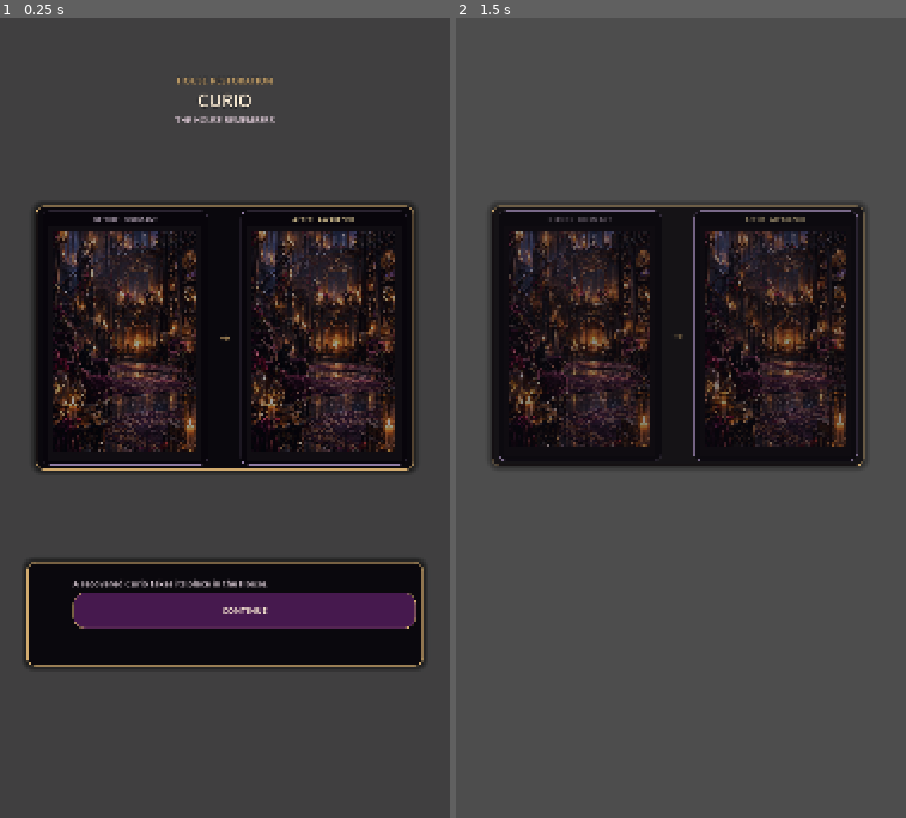
Above: before the commit, frames 1-2 (left to right).
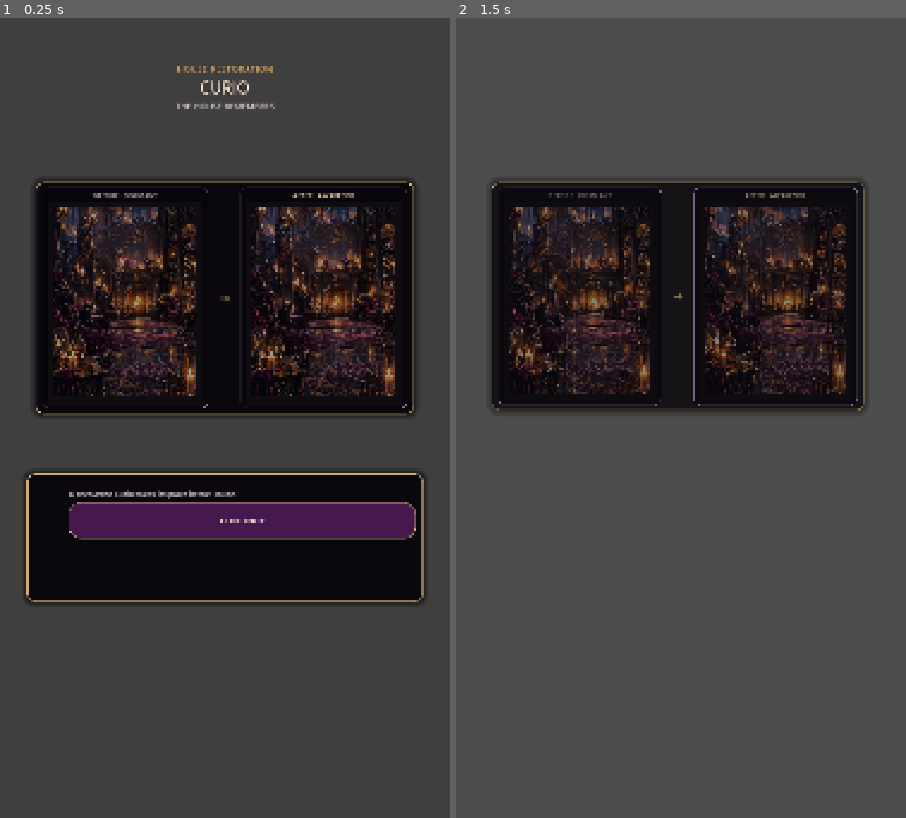
Above: after the commit, the same moments.

Repository: Jay-prodesign/akilta-match3
Game: Godot game, scene res://src/ui/home/restoration_overlay.tscn
Same seed, same stepped clock (60 frames per second), same inputs: the game is played once before the commit and once after it. This scene is started directly instead of the project's main scene.
Inputs (mouse positions are in pixels of both pictures, inside the frame that each line leads up to):
- Up to frame 1 (0.25 s): no input
- Up to frame 2 (1.5 s): click "CONTINUE" at 0.5 s; tap Enter at 1.25 s; move the mouse to (780, 378) at 1.27 s; click (780, 378) at 1.42 s

The runs differ from the first frame. In frame 1, 37% of the frame differs, in the area x 5-95%, y 6-82%; in frame 2, 16%.

Commit message:
Recompose Restoration around the compact House payoff

Diff:
--- a/src/ui/home/house_home.gd
+++ b/src/ui/home/house_home.gd
@@ -428,12 +428,15 @@
 		return
 
 	var product_nav := get_node_or_null("ProductNavigation") as Control
+	var resource_bar_was_visible := _resource_bar != null and _resource_bar.visible
 	var room_view_bottom_before_ceremony: float = float(room_view.offset_bottom)
 	room_view.offset_bottom = 0.0
 	if room_view.has_method("set_restoration_full_bleed"):
 		room_view.set_restoration_full_bleed(true)
 	if product_nav != null:
 		product_nav.visible = false
+	if _resource_bar != null:
+		_resource_bar.visible = false
 	play_button.visible = false
 	curio_label.get_parent().visible = false
 	headline.visible = false
@@ -457,6 +460,8 @@
 		room_view.offset_bottom = room_view_bottom_before_ceremony
 		if product_nav != null:
 			product_nav.visible = true
+		if _resource_bar != null:
+			_resource_bar.visible = resource_bar_was_visible
 		_refresh()
 		restoration_finished.emit()
 	)
@@ -539,6 +544,7 @@
 		"echo_spawned": _restoration_vfx_echo_spawned,
 		"world_fills_hidden_nav_region": room_view != null and room_view.offset_bottom >= -1.0,
 		"world_art_full_bleed": room_view != null and bool(room_view.living_house_contract().get("restoration_full_bleed", false)),
+		"resource_bar_hidden": _resource_bar != null and not _resource_bar.visible,
 		"reduced_motion": _reduced_motion,
 		"reduced_motion_supported": true,
 		"exact_curio_identity_preserved": true,
--- a/src/ui/home/restoration_overlay.gd
+++ b/src/ui/home/restoration_overlay.gd
@@ -206,6 +206,7 @@
 		"motif_loaded": motif != null and motif.texture != null,
 		"curio_art_loaded": curio_art != null and curio_art.texture != null,
 		"house_first_composition": transformation_stage != null and transformation_stage.visible and before_house != null and after_house != null and not motif.visible,
+		"locked_board_compact_stage": transformation_stage != null and transformation_stage.size.y <= size.y * 0.31 and before_card.custom_minimum_size.y >= 224.0 and before_card.custom_minimum_size.y <= 240.0 and after_card.custom_minimum_size.y >= 224.0 and after_card.custom_minimum_size.y <= 240.0 and ceremony_card != null and ceremony_card.size.y <= size.y * 0.18,
 		"before_after_house_previews": int(before_contract.get("stage", -1)) >= 0 and int(after_contract.get("stage", -1)) == int(before_contract.get("stage", -1)) + 1 and bool(before_contract.get("same_camera", false)) and bool(after_contract.get("same_camera", false)),
 		"before_after_state_rail": state_rail != null and not state_rail.visible and state_rail.get_node_or_null("States/Before") != null and state_rail.get_node_or_null("States/After") != null,
 		"before_after_labels": ($TransformationStage/PreviewRow/BeforeCard/BeforeContent/Label as Label).text == "BEFORE · DORMANT" and ($TransformationStage/PreviewRow/AfterCard/AfterContent/Label as Label).text == "AFTER · AWAKENED",
--- a/src/ui/home/restoration_overlay.tscn
+++ b/src/ui/home/restoration_overlay.tscn
@@ -88,9 +88,9 @@
 [node name="RestorationHeader" type="VBoxContainer" parent="."]
 layout_mode = 1
 anchor_left = 0.08
-anchor_top = 0.07
+anchor_top = 0.055
 anchor_right = 0.92
-anchor_bottom = 0.205
+anchor_bottom = 0.175
 grow_horizontal = 2
 grow_vertical = 2
 theme_override_constants/separation = 4
@@ -109,7 +109,7 @@
 theme_override_colors/font_color = Color(1, 0.941, 0.847, 1)
 theme_override_colors/font_outline_color = Color(0.02, 0.01, 0.03, 0.96)
 theme_override_constants/outline_size = 5
-theme_override_font_sizes/font_size = 42
+theme_override_font_sizes/font_size = 38
 text = "CURIO"
 horizontal_alignment = 1
 
@@ -124,9 +124,9 @@
 [node name="TransformationStage" type="PanelContainer" parent="."]
 layout_mode = 1
 anchor_left = 0.08
-anchor_top = 0.235
+anchor_top = 0.205
 anchor_right = 0.92
-anchor_bottom = 0.565
+anchor_bottom = 0.495
 grow_horizontal = 2
 grow_vertical = 2
 theme_override_styles/panel = SubResource("Card")
@@ -137,7 +137,7 @@
 alignment = 1
 
 [node name="BeforeCard" type="PanelContainer" parent="TransformationStage/PreviewRow"]
-custom_minimum_size = Vector2(0, 300)
+custom_minimum_size = Vector2(0, 232)
 layout_mode = 2
 size_flags_horizontal = 3
 theme_override_styles/panel = SubResource("StateRail")
@@ -154,7 +154,7 @@
 horizontal_alignment = 1
 
 [node name="House" type="Control" parent="TransformationStage/PreviewRow/BeforeCard/BeforeContent"]
-custom_minimum_size = Vector2(260, 252)
+custom_minimum_size = Vector2(220, 190)
 layout_mode = 2
 size_flags_horizontal = 3
 size_flags_vertical = 3
@@ -172,7 +172,7 @@
 vertical_alignment = 1
 
 [node name="AfterCard" type="PanelContainer" parent="TransformationStage/PreviewRow"]
-custom_minimum_size = Vector2(0, 300)
+custom_minimum_size = Vector2(0, 232)
 layout_mode = 2
 size_flags_horizontal = 3
 theme_override_styles/panel = SubResource("StateRail")
@@ -189,7 +189,7 @@
 horizontal_alignment = 1
 
 [node name="House" type="Control" parent="TransformationStage/PreviewRow/AfterCard/AfterContent"]
-custom_minimum_size = Vector2(260, 252)
+custom_minimum_size = Vector2(220, 190)
 layout_mode = 2
 size_flags_horizontal = 3
 size_flags_vertical = 3
@@ -269,9 +269,9 @@
 [node name="CeremonyCard" type="PanelContainer" parent="."]
 layout_mode = 1
 anchor_left = 0.06
-anchor_top = 0.68
+anchor_top = 0.57
 anchor_right = 0.94
-anchor_bottom = 0.81
+anchor_bottom = 0.73
 grow_horizontal = 2
 grow_vertical = 2
 theme_override_styles/panel = SubResource("Card")
@@ -290,7 +290,7 @@
 theme_override_constants/separation = 12
 
 [node name="RestoredCurioArt" type="TextureRect" parent="CeremonyCard/CeremonyContent/CeremonyRow"]
-custom_minimum_size = Vector2(82, 82)
+custom_minimum_size = Vector2(72, 72)
 layout_mode = 2
 expand_mode = 1
 stretch_mode = 5
@@ -303,7 +303,7 @@
 [node name="Body" type="Label" parent="CeremonyCard/CeremonyContent/CeremonyRow/Copy"]
 layout_mode = 2
 theme_override_colors/font_color = Color(0.9, 0.84, 0.88, 1)
-theme_override_font_sizes/font_size = 21
+theme_override_font_sizes/font_size = 18
 text = "A recovered Curio takes its place in the House."
 autowrap_mode = 2
 
--- a/tests/integration/test_restoration_presentation.gd
+++ b/tests/integration/test_restoration_presentation.gd
@@ -42,6 +42,7 @@
 	_expect(not bool(reduced_vfx.get("echo_spawned", true)), "Reduced Motion must not spawn the transient Curio awakening echo")
 	_expect(bool(reduced_vfx.get("world_fills_hidden_nav_region", false)), "Restoration world must fill the hidden navigation region instead of exposing a black footer")
 	_expect(bool(reduced_vfx.get("world_art_full_bleed", false)), "Restoration authored world rect must extend to the bottom edge while navigation is hidden")
+	_expect(bool(reduced_vfx.get("resource_bar_hidden", false)), "Restoration must hide the global resource bar so the House payoff owns the full stage")
 	var reduced_room = reduced.get_node_or_null("RoomView")
 	var reduced_card: PanelContainer = reduced.get_node_or_null("RestorationOverlay/CeremonyCard") as PanelContainer
 	var reduced_hero: TextureRect = reduced.get_node_or_null("RestorationOverlay/AwakeningMotif") as TextureRect
@@ -64,6 +65,7 @@
 	_expect(reduced_hero != null and reduced_hero.texture != null, "Restoration must render the recovered Curio motif as production hero artwork while exact item identity remains in the summary")
 	var reduced_overlay_contract: Dictionary = reduced.get_node("RestorationOverlay").restoration_contract()
 	_expect(bool(reduced_overlay_contract.get("house_first_composition", false)), "Restoration must make the House before/after transformation the visual hero")
+	_expect(bool(reduced_overlay_contract.get("locked_board_compact_stage", false)), "Restoration before/after comparison must keep the locked board's compact payoff proportions")
 	_expect(bool(reduced_overlay_contract.get("before_after_house_previews", false)), "Restoration must compare adjacent truthful House stages from the same authored camera")
 	_expect(bool(reduced_overlay_contract.get("before_after_state_rail", false)), "Restoration must preserve dormant-to-awakened state semantics without rendering a duplicate rail")
 	_expect(bool(reduced_overlay_contract.get("before_after_labels", false)), "Restoration before/after preview labels must carry the visible state comparison")
@@ -95,6 +97,7 @@
 	_expect(bool(animated_vfx.get("echo_spawned", false)), "Stage 3 House awaken must spawn the contract-owned Curio echo")
 	_expect(bool(animated_vfx.get("world_fills_hidden_nav_region", false)), "Animated restoration world must fill the hidden navigation region")
 	_expect(bool(animated_vfx.get("world_art_full_bleed", false)), "Animated restoration authored world rect must use the ceremony full-bleed state")
+	_expect(bool(animated_vfx.get("resource_bar_hidden", false)), "Animated restoration must hide the global resource bar while the payoff is active")
 	var animated_room = animated.get_node_or_null("RoomView")
 	var animated_card: PanelContainer = animated.get_node_or_null("RestorationOverlay/CeremonyCard") as PanelContainer
 	var animated_hero: TextureRect = animated.get_node_or_null("RestorationOverlay/AwakeningMotif") as TextureRect
@@ -118,6 +121,7 @@
 	_expect(bool(animated_overlay_contract.get("reveal_choreography", false)), "Animated restoration must own staged overlay reveal choreography")
 	_expect(String(animated_overlay_contract.get("reveal_phase", "")) == "opening", "Animated restoration must still be visibly entering during the early transition window")
 	_expect(bool(animated_overlay_contract.get("house_first_composition", false)), "Animated restoration must preserve the House-first before/after composition")
+	_expect(bool(animated_overlay_contract.get("locked_board_compact_stage", false)), "Animated restoration must preserve compact locked-board before/after proportions")
 	_expect(bool(animated_overlay_contract.get("before_after_house_previews", false)), "Animated restoration must compare the truthful adjacent House stages")
 	_expect(bool(animated_overlay_contract.get("before_after_labels", false)), "Animated restoration must carry state in the preview labels without duplicate chrome")
 	_expect(bool(animated_overlay_contract.get("house_first_header", false)), "Animated restoration must keep the House as header identity")
--- a/tests/visual/capture_three_level_progression.gd
+++ b/tests/visual/capture_three_level_progression.gd
@@ -579,11 +579,19 @@
 		var restoration_card: PanelContainer = restoration.get_node_or_null("RestorationOverlay/CeremonyCard") as PanelContainer if restoration != null else null
 		var restoration_continue: Button = restoration.get_node_or_null("RestorationOverlay/CeremonyCard/CeremonyContent/CeremonyRow/Copy/Continue") as Button if restoration != null else null
 		var restoration_room = restoration.get_node_or_null("RoomView") if restoration != null else null
-		if restoration_continue == null or restoration_card == null or restoration_room == null:
+		var restoration_resource_bar := restoration.get_node_or_null("ResourceBar") as Control if restoration != null else null
+		var restoration_stage := restoration.get_node_or_null("RestorationOverlay/TransformationStage") as Control if restoration != null else null
+		if restoration_continue == null or restoration_card == null or restoration_room == null or restoration_stage == null:
 			_fail(app, "Level %d restoration ceremony surface is incomplete" % level_number)
 			return false
 		if restoration_card.size.y > restoration.size.y * 0.18:
 			_fail(app, "Level %d restoration ceremony card is taller than its content contract" % level_number)
+			return false
+		if restoration_stage.size.y > restoration.size.y * 0.31:
+			_fail(app, "Level %d restoration before/after stage is too tall for the locked-board payoff composition" % level_number)
+			return false
+		if restoration_resource_bar == null or restoration_resource_bar.visible:
+			_fail(app, "Level %d restoration must hide the global resource bar during the House payoff" % level_number)
 			return false
 		if level_number >= 2:
 			var awakening_echo: TextureRect = restoration_room.get_node_or_null("RestorationAwakeningEcho") as TextureRect
